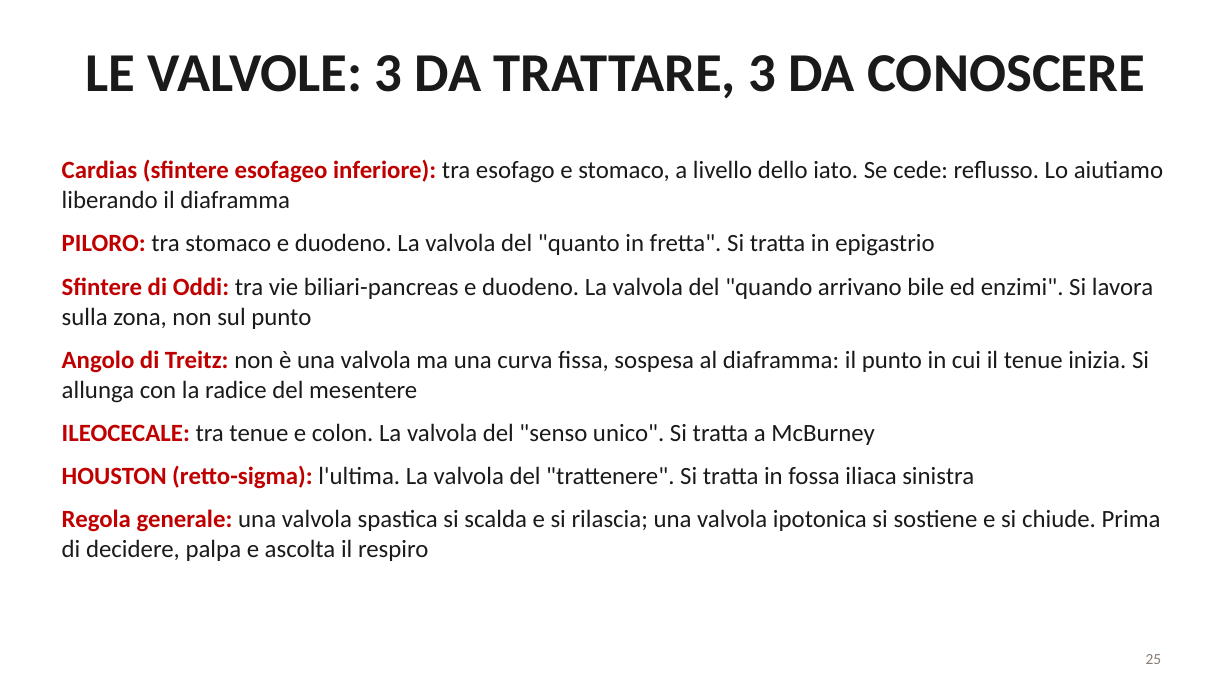
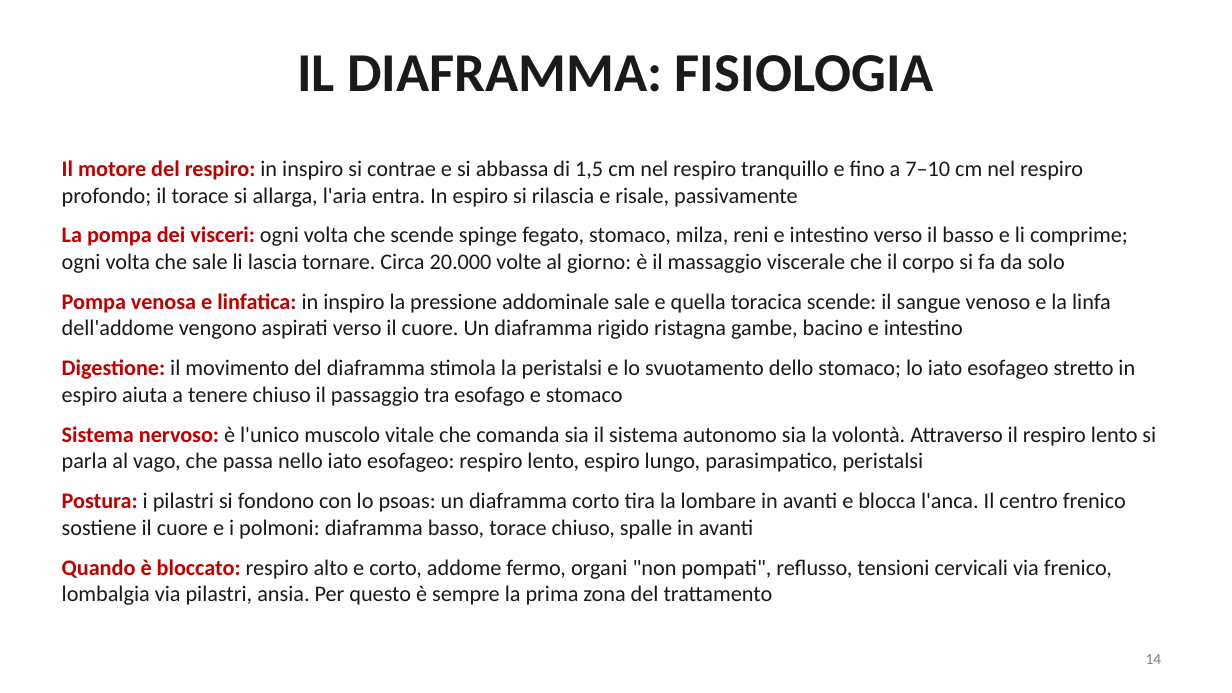
Before and after one commit to davidemcb/kinesiologia-studio, a slide deck: slide 14 of formazione/dispense/viscerale-2-livello.pptx (slide 25 before the commit). Drawn at 1232x693 pixels with LibreOffice and Linux fonts; fonts in the diff are those of the drawing. Boxes give left, top, right and bottom in pixels: in the first picture for what was removed or moved away, otherwise in the second. Text is boxed around its words. In the diff, an @@ line names an element or a change of style, - is before the commit and + after.

```diff
--- a/formazione/dispense/viscerale-2-livello.pptx
+++ b/formazione/dispense/viscerale-2-livello.pptx
@@ title at <box>297,55,934,92</box>: text changed @@
-LE VALVOLE: 3 DA TRATTARE, 3 DA CONOSCERE
+IL DIAFRAMMA: FISIOLOGIA
@@ text at <box>62,160,1156,605</box>: text changed; size 14.5 to 13 pt @@
-• Cardias (sfintere esofageo inferiore): tra esofago e stomaco, a livello dello iato. Se cede: reflusso. Lo aiutiamo liberando il diaframma
-• PILORO: tra stomaco e duodeno. La valvola del "quanto in fretta". Si tratta in epigastrio
-• Sfintere di Oddi: tra vie biliari-pancreas e duodeno. La valvola del "quando arrivano bile ed enzimi". Si lavora sulla zona, non sul punto
-• Angolo di Treitz: non è una valvola ma una curva fissa, sospesa al diaframma: il punto in cui il tenue inizia. Si allunga con la radice del mesentere
-• ILEOCECALE: tra tenue e colon. La valvola del "senso unico". Si tratta a McBurney
-• HOUSTON (retto-sigma): l'ultima. La valvola del "trattenere". Si tratta in fossa iliaca sinistra
-• Regola generale: una valvola spastica si scalda e si rilascia; una valvola ipotonica si sostiene e si chiude. Prima di decidere, palpa e ascolta il respiro
+• Il motore del respiro: in inspiro si contrae e si abbassa di 1,5 cm nel respiro tranquillo e fino a 7–10 cm nel respiro profondo; il torace si allarga, l'aria entra. In espiro si rilascia e risale, passivamente
+• La pompa dei visceri: ogni volta che scende spinge fegato, stomaco, milza, reni e intestino verso il basso e li comprime; ogni volta che sale li lascia tornare. Circa 20.000 volte al giorno: è il massaggio viscerale che il corpo si fa da solo
+• Pompa venosa e linfatica: in inspiro la pressione addominale sale e quella toracica scende: il sangue venoso e la linfa dell'addome vengono aspirati verso il cuore. Un diaframma rigido ristagna gambe, bacino e intestino
+• Digestione: il movimento del diaframma stimola la peristalsi e lo svuotamento dello stomaco; lo iato esofageo stretto in espiro aiuta a tenere chiuso il passaggio tra esofago e stomaco
+• Sistema nervoso: è l'unico muscolo vitale che comanda sia il sistema autonomo sia la volontà. Attraverso il respiro lento si parla al vago, che passa nello iato esofageo: respiro lento, espiro lungo, parasimpatico, peristalsi
+• Postura: i pilastri si fondono con lo psoas: un diaframma corto tira la lombare in avanti e blocca l'anca. Il centro frenico sostiene il cuore e i polmoni: diaframma basso, torace chiuso, spalle in avanti
+• Quando è bloccato: respiro alto e corto, addome fermo, organi "non pompati", reflusso, tensioni cervicali via frenico, lombalgia via pilastri, ansia. Per questo è sempre la prima zona del trattamento
@@ page number at <box>1146,654,1162,664</box>: text changed @@
-25
+14
```
Also in this commit, not shown: 3 other slides changed, 2 slides added.
